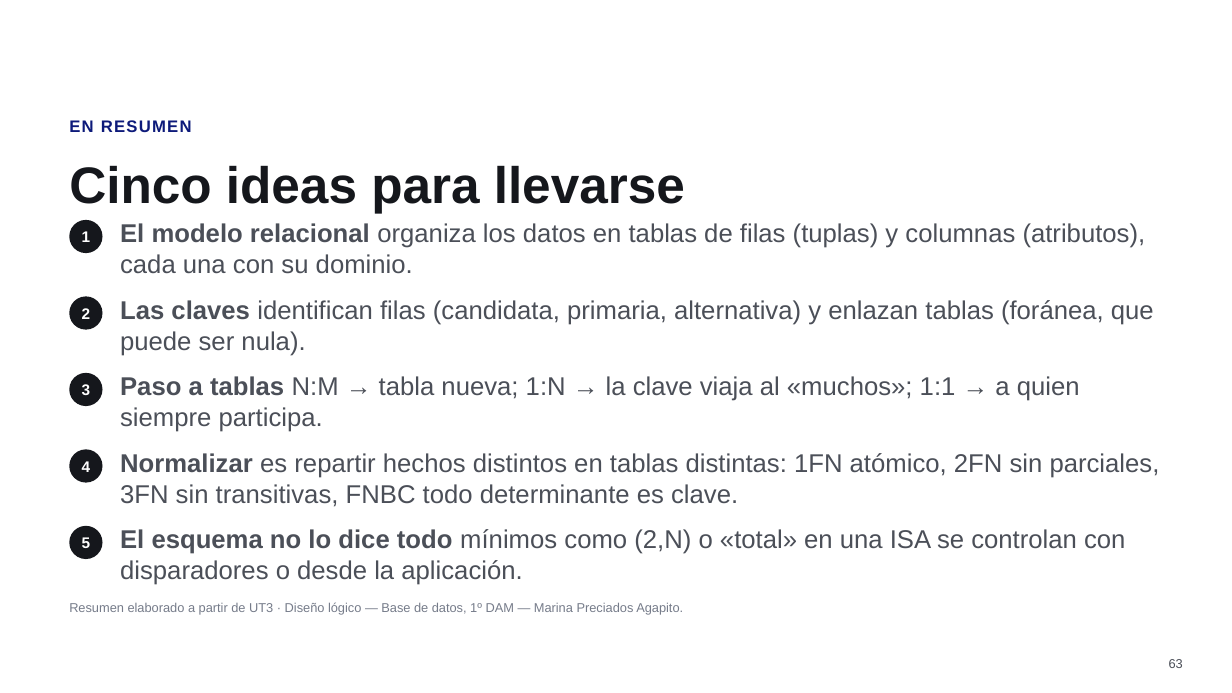
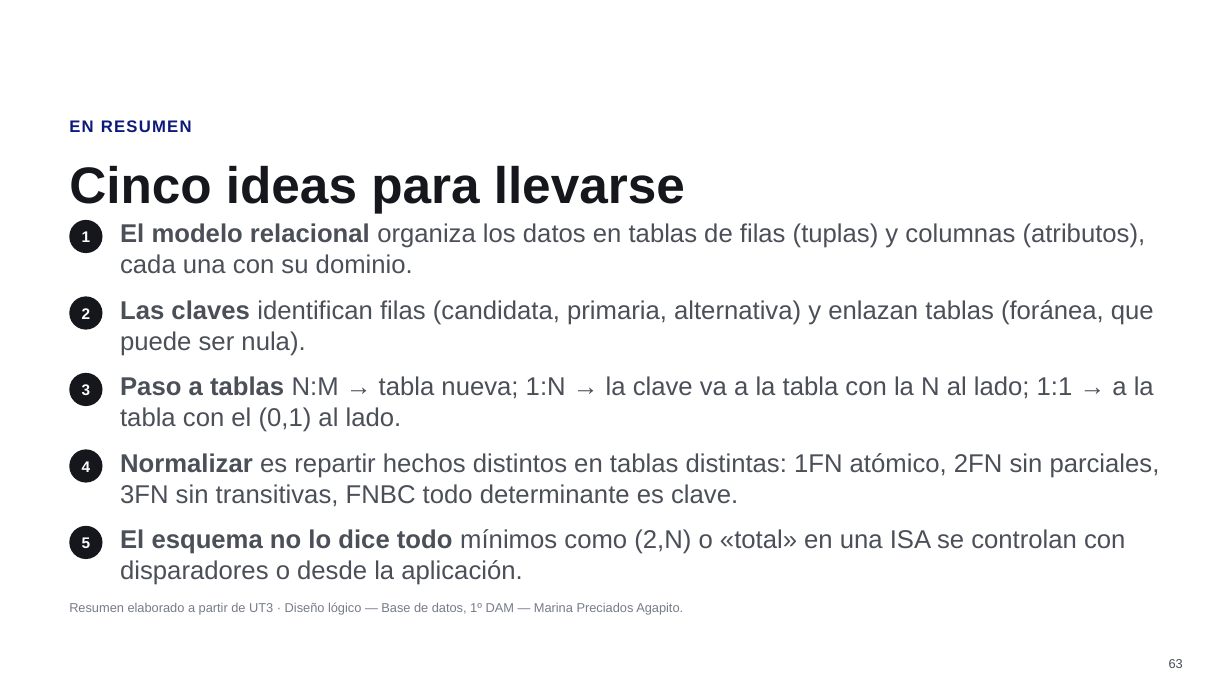
Before and after one commit to MarinaPreci/BBDD-Web, a slide deck: slide 63 of ut3/UT3_resumen.pptx. Drawn at 1232x693 pixels with LibreOffice and Linux fonts; fonts in the diff are those of the drawing; background and template pictures are left out. Boxes give left, top, right and bottom in pixels: in the first picture for what was removed or moved away, otherwise in the second. Text is boxed around its words. In the diff, an @@ line names an element or a change of style, - is before the commit and + after.

Commit message:
paso 1:1

```diff
--- a/ut3/UT3_resumen.pptx
+++ b/ut3/UT3_resumen.pptx
@@ text at box(120, 376, 1154, 432): text changed @@
-Paso a tablas N:M → tabla nueva; 1:N → la clave viaja al «muchos»; 1:1 → a quien siempre participa.
+Paso a tablas N:M → tabla nueva; 1:N → la clave va a la tabla con la N al lado; 1:1 → a la tabla con el (0,1) al lado.
```
Also in this commit, not shown: 4 other slides changed, 8 other files.
